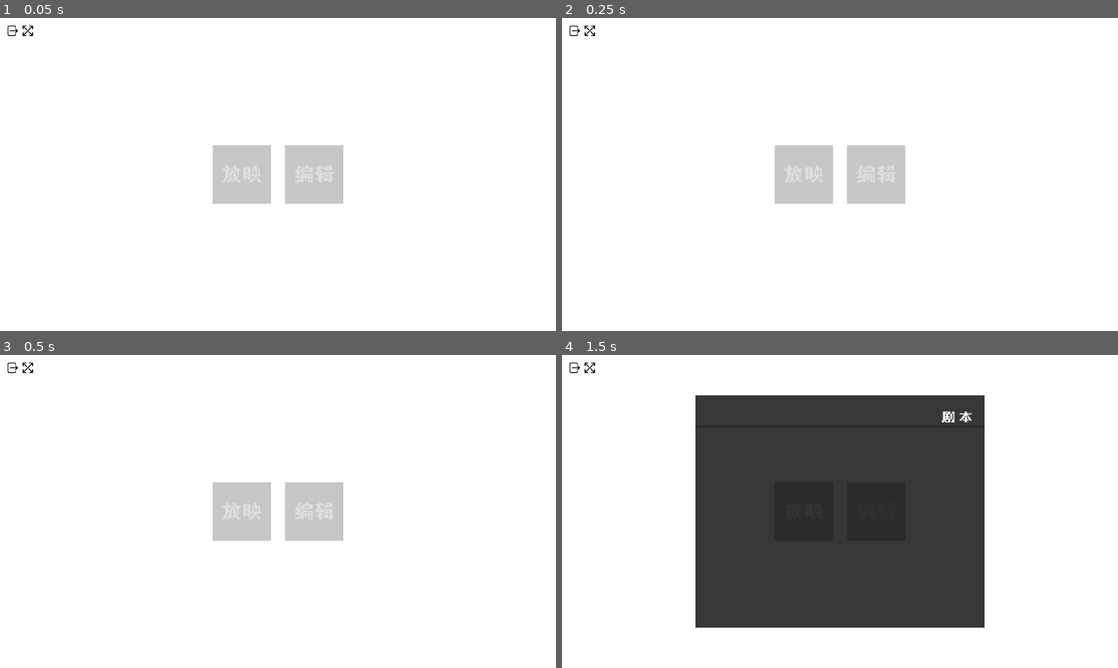
Above: before the commit, frames 1-4 (two rows, left to right).
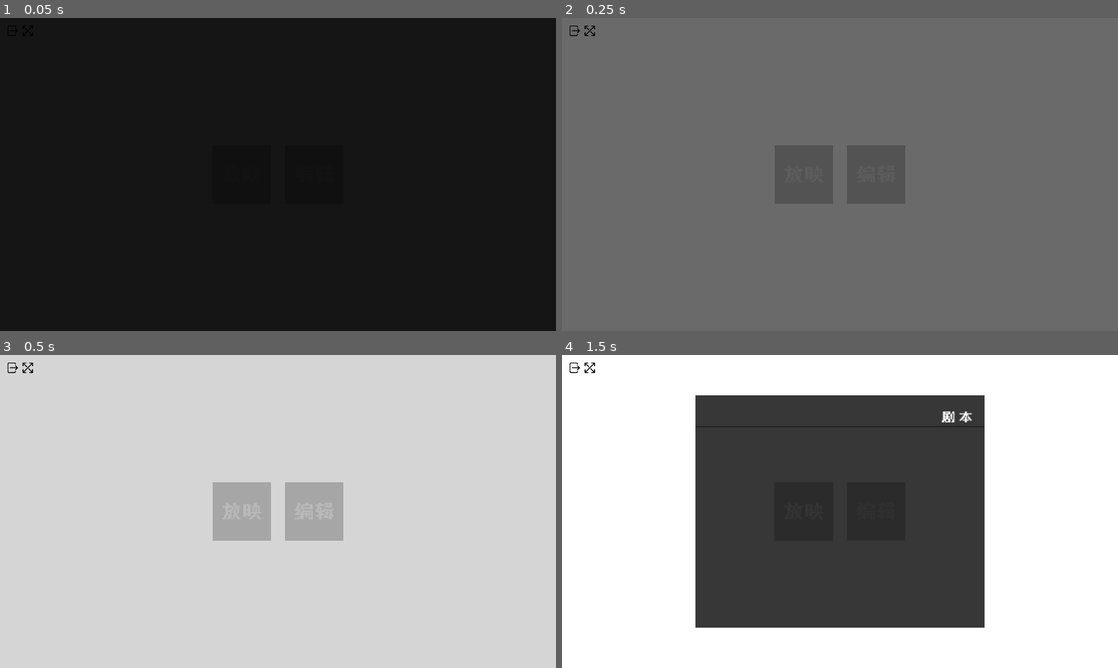
Above: after the commit, the same moments.

Repository: FellowPart/ScriptRoller
Game: Godot game, scene res://scenes/main.tscn
Same seed, same stepped clock (60 frames per second), same inputs: the game is played once before the commit and once after it.
Inputs:
- Up to frame 1 (0.05 s): no input
- Up to frame 2 (0.25 s): no input
- Up to frame 3 (0.5 s): no input
- Up to frame 4 (1.5 s): click "放映" at 0.5 s; click "编辑" at 1.25 s

The runs differ from the first frame. In frame 1, 100% of the frame differs, in the area x 0-100%, y 0-100%; in frame 2, 100%; in frame 3, 100%; in frame 4, nothing differs.

Commit message:
Add files via upload

Diff:
--- a/scenes/main.tscn
+++ b/scenes/main.tscn
@@ -15,6 +15,7 @@
 font_size = 50
 
 [node name="Main" type="Control"]
+modulate = Color(0, 0, 0, 1)
 layout_mode = 3
 anchors_preset = 15
 anchor_right = 1.0
--- a/script/actor.gd
+++ b/script/actor.gd
@@ -17,6 +17,15 @@
 	#tween.tween_property(self,"modulate",Color.WHITE,0.4)
 
 func set_image(path):
+	set_texture(
+		ImageTexture.create_from_image(
+			Image.load_from_file(path)
+		)
+	)
+
+func switch_image(path):
+	#var tween = create_tween()
+	#tween.tween_property(self,"modulate",Color("ffffff00"),0.1)
 	set_texture(
 		ImageTexture.create_from_image(
 			Image.load_from_file(path)
--- a/script/actorBox.gd
+++ b/script/actorBox.gd
@@ -37,6 +37,11 @@
 						self.add_child(actor)
 						child_node_sort()
 			else:
+				var data = Common.avatar_list[_name]
+				var path = data["folder_path"]+"/states/"+line["action"]["state"]+".png"
+				for child in get_children():
+					if child.name == _name:
+						child.set_image(path)
 				set_current(_name)
 			#下场数组
 			if !line["action"]["stage"]:
--- a/script/scriptPlayer.gd
+++ b/script/scriptPlayer.gd
@@ -5,6 +5,7 @@
 @onready var background_box = $Base/Stage/BackgroundBox
 @onready var audio_player = $AudioPlayerBox
 @onready var log_box = $Base/LogBox
+@onready var functional_btn_box = $Base/FunctionalBtnBox
 
 var current_scrpit: Dictionary
 var current_line: int
@@ -43,6 +44,7 @@
 		current_line += 1
 	else:
 		Common.is_auto = false
+		functional_btn_box.back_to_main_scene()
 
 func integrated_node_controller(line_data: Dictionary):
 	#设置文字
